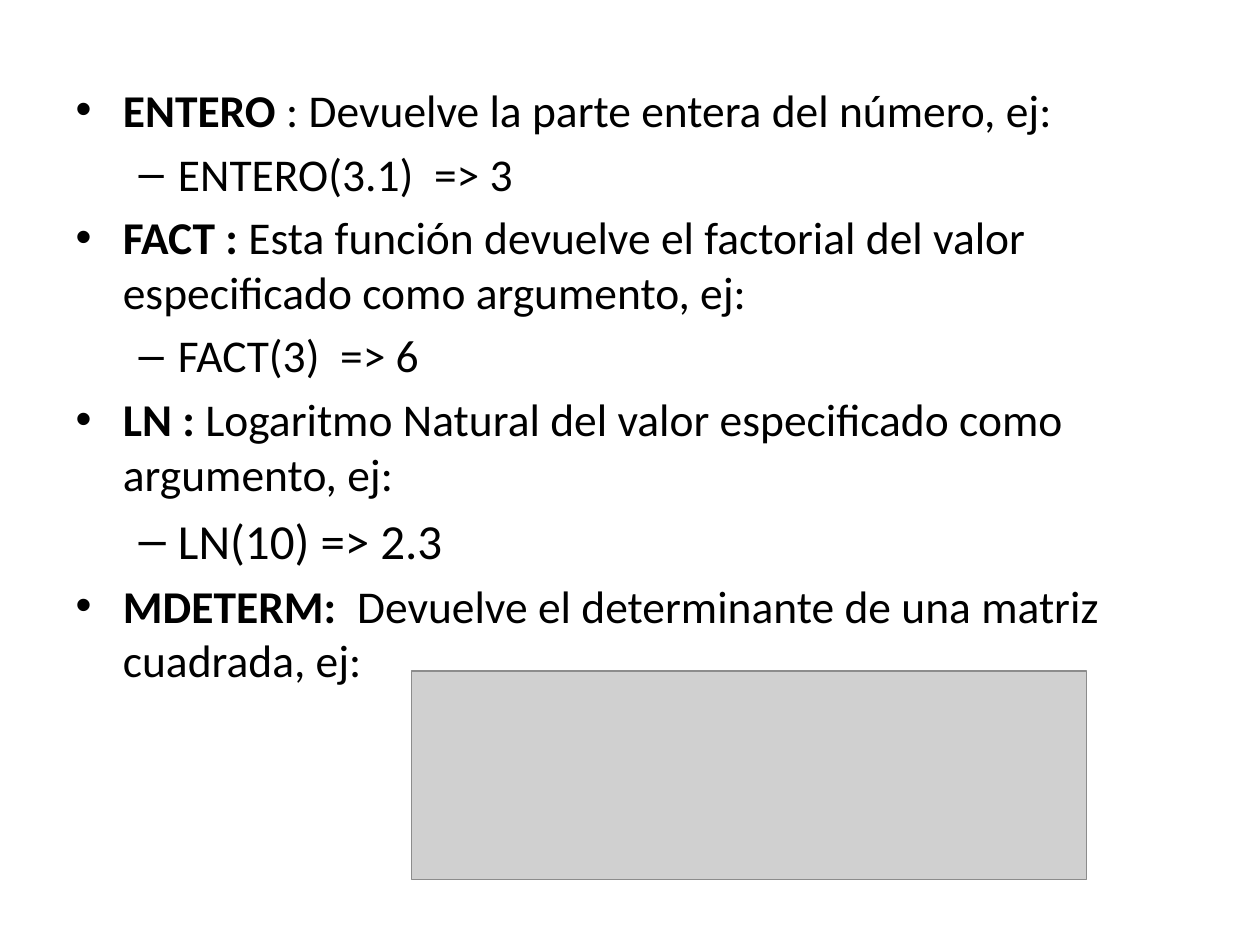
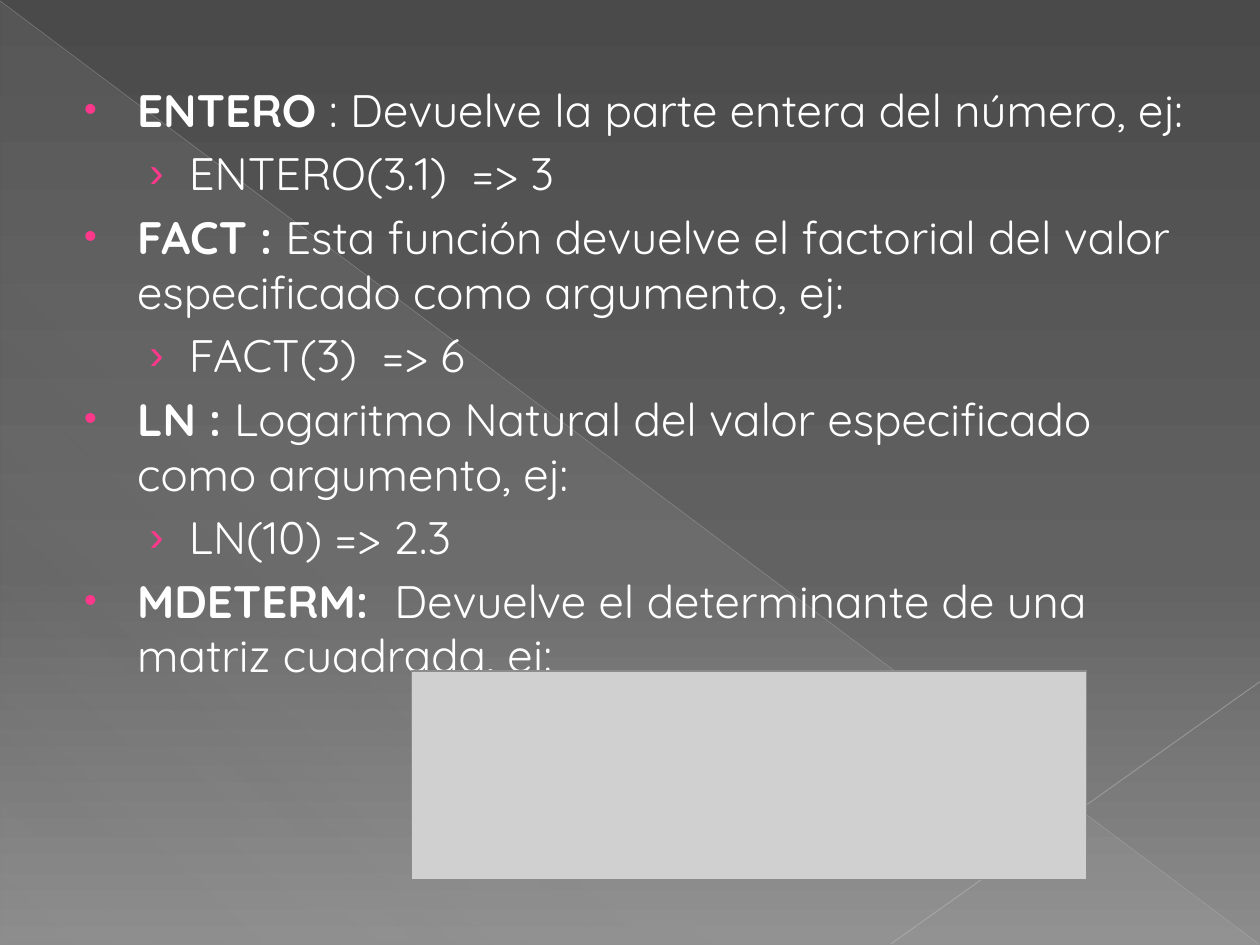
Before and after one commit to kleberloayzacastro/universidad, a slide deck: slide 8 of 2015-2016/clases/computacion_aplicada_2/clase_2/clase_2.pptx. Drawn at 1260x945 pixels with LibreOffice and Linux fonts; fonts in the diff are those of the drawing; grey boxes stand for pictures. Boxes give left, top, right and bottom in pixels: in the first picture for what was removed or moved away, otherwise in the second. Text is boxed around its words. In the diff, an @@ line names an element or a change of style, - is before the commit and + after.

```diff
--- a/2015-2016/clases/computacion_aplicada_2/clase_2/clase_2.pptx
+++ b/2015-2016/clases/computacion_aplicada_2/clase_2/clase_2.pptx
@@ background #FFFFFF to gradient #4A4A4A to #626262 to #8C8C8C @@
@@ line added from (0, 1) to (1259, 944), #BFBFBF 0.39 pt @@
@@ right triangle added at box(1, 3, 1259, 945), fill gradient #D2D2D2 @@
@@ text "ENTERO : Devuelve la parte ..." at box(137, 93, 1183, 685): font Calibri to Quicksand, text colour #000000 to #FFFFFF; size 28 to 26 pt in "LN(10) => 2.3"; indent changed; bullet – to › @@
@@ line added from (1260, 682) to (891, 944), #C6C6C6 0.47 pt @@
```
Also in this commit, not shown: 12 other slides changed, 9 other files.
